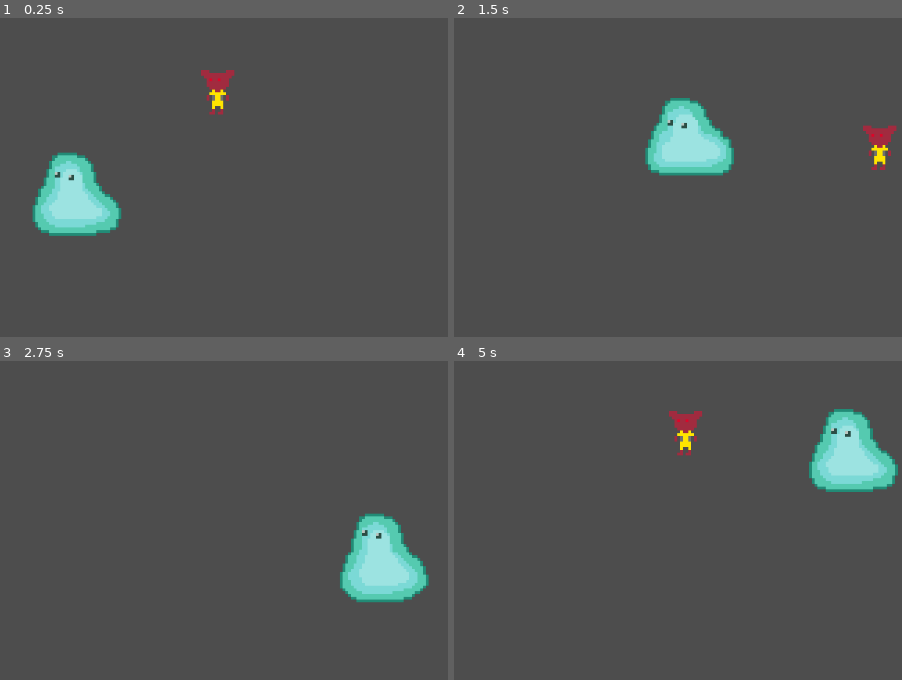
Above: before the commit, frames 1-4 (two rows, left to right).
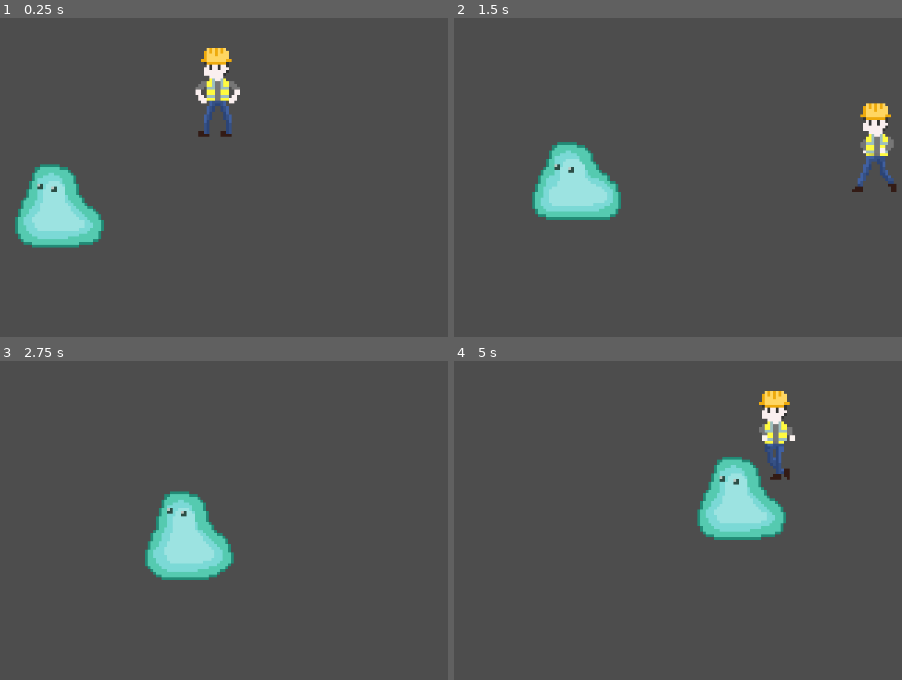
Above: after the commit, the same moments.

Repository: nathanrun1/gdcf24
Game: Godot game, scene res://scenes/game.tscn
The game is run twice, just before and just after one commit, with the same random seed, the same clock (stepped at 60 frames per second) and the same inputs.
Inputs (mouse positions are in pixels of both pictures, inside the frame that each line leads up to):
- Up to frame 1 (0.25 s): no input
- Up to frame 2 (1.5 s): move the mouse to (678, 190) at 0.52 s; hold Right (ui_right) 0.53-1.28 s; click (678, 190) at 0.67 s; move the mouse to (outside the picture) at 1.27 s; hold Down (ui_down) from 1.28 s (still down)
- Up to frame 3 (2.75 s): move the mouse to (129, 456) at 2.02 s; release Down (ui_down) at 2.03 s; hold Right (ui_right) from 2.03 s (still down)
- Up to frame 4 (5 s): move the mouse to (462, 644) at 2.77 s; release Right (ui_right) at 2.78 s; hold Up (ui_up) 2.78-3.53 s; click (462, 644) at 2.92 s; move the mouse to (740, 622) at 3.52 s; hold Left (ui_left) from 3.53 s (still down); move the mouse to (outside the picture) at 4.27 s

The runs differ from the first frame. In frame 1, 6.2% of the frame differs, in the area x 3-54%, y 9-73%; in frame 2, 8.7%; in frame 3, 7.9%; in frame 4, 9.3%, in the area x 47-100%, y 9-57%.

Commit message:
added new player sprite animations

Diff:
--- a/scenes/player.tscn
+++ b/scenes/player.tscn
@@ -1,17 +1,75 @@
-[gd_scene load_steps=4 format=3 uid="uid://c7mhfttbgml0"]
+[gd_scene load_steps=15 format=3 uid="uid://c7mhfttbgml0"]
 
 [ext_resource type="Script" path="res://scripts/player.gd" id="1_f14es"]
-[ext_resource type="Texture2D" uid="uid://cuo6884rmvgp3" path="res://assets/sprites/player_ph.png" id="2_nxyyb"]
+[ext_resource type="Texture2D" uid="uid://c8op4mrxd5tb8" path="res://assets/sprites/player/idle/Player_Idle-1.png" id="2_t5a3u"]
+[ext_resource type="Texture2D" uid="uid://co20se6e1n8ou" path="res://assets/sprites/player/idle/Player_Idle-2.png" id="3_tefwk"]
+[ext_resource type="Texture2D" uid="uid://4bv8mfyjvs1n" path="res://assets/sprites/player/move/Player_Walk-1.png" id="4_4kx8n"]
+[ext_resource type="Texture2D" uid="uid://bplq71t778wc7" path="res://assets/sprites/player/move/Player_Walk-2.png" id="5_460rn"]
+[ext_resource type="Texture2D" uid="uid://dk85eovw3wmxe" path="res://assets/sprites/player/move/Player_Walk-3.png" id="6_ngdn5"]
+[ext_resource type="Texture2D" uid="uid://bp8nd0st6af51" path="res://assets/sprites/player/move/Player_Walk-4.png" id="7_g3u8s"]
+[ext_resource type="Texture2D" uid="uid://dalqpei7ur0mk" path="res://assets/sprites/player/move/Player_Walk-5.png" id="8_ojxr6"]
+[ext_resource type="Texture2D" uid="uid://cmxck0sksi58t" path="res://assets/sprites/player/move/Player_Walk-6.png" id="9_p7oo4"]
+[ext_resource type="Texture2D" uid="uid://uf6xakewfcvh" path="res://assets/sprites/player/move/Player_Walk-7.png" id="10_ocffd"]
+[ext_resource type="Texture2D" uid="uid://bfxvxl8bolsnf" path="res://assets/sprites/player/move/Player_Walk-8.png" id="11_phps1"]
+[ext_resource type="Texture2D" uid="uid://ce3ng55hophwa" path="res://assets/sprites/player/move/Player_Walk-9.png" id="12_tvyu8"]
+
+[sub_resource type="SpriteFrames" id="SpriteFrames_kdwvi"]
+animations = [{
+"frames": [{
+"duration": 1.0,
+"texture": ExtResource("2_t5a3u")
+}, {
+"duration": 1.0,
+"texture": ExtResource("3_tefwk")
+}],
+"loop": true,
+"name": &"idle",
+"speed": 2.0
+}, {
+"frames": [{
+"duration": 1.0,
+"texture": ExtResource("4_4kx8n")
+}, {
+"duration": 1.0,
+"texture": ExtResource("5_460rn")
+}, {
+"duration": 1.0,
+"texture": ExtResource("6_ngdn5")
+}, {
+"duration": 1.0,
+"texture": ExtResource("7_g3u8s")
+}, {
+"duration": 1.0,
+"texture": ExtResource("8_ojxr6")
+}, {
+"duration": 1.0,
+"texture": ExtResource("9_p7oo4")
+}, {
+"duration": 1.0,
+"texture": ExtResource("10_ocffd")
+}, {
+"duration": 1.0,
+"texture": ExtResource("11_phps1")
+}, {
+"duration": 1.0,
+"texture": ExtResource("12_tvyu8")
+}],
+"loop": true,
+"name": &"move",
+"speed": 12.0
+}]
 
 [sub_resource type="RectangleShape2D" id="RectangleShape2D_3ibqp"]
-size = Vector2(4, 15)
+size = Vector2(12, 32)
 
 [node name="Player" type="CharacterBody2D"]
 script = ExtResource("1_f14es")
 
-[node name="Sprite2D" type="Sprite2D" parent="."]
-texture = ExtResource("2_nxyyb")
+[node name="AnimatedSprite2D" type="AnimatedSprite2D" parent="."]
+sprite_frames = SubResource("SpriteFrames_kdwvi")
+animation = &"move"
+frame_progress = 0.46409
 
 [node name="CollisionShape2D" type="CollisionShape2D" parent="."]
-position = Vector2(0, 0.5)
+position = Vector2(-1, 0)
 shape = SubResource("RectangleShape2D_3ibqp")
--- a/scenes/slime.tscn
+++ b/scenes/slime.tscn
@@ -35,4 +35,4 @@
 
 [node name="CollisionPolygon2D" type="CollisionPolygon2D" parent="."]
 build_mode = 1
-polygon = PackedVector2Array(-8, -12, 4, -12, 8, -2, 15, 3, 15, 13, 7, 16, -9, 16, -16, 13, -16, 5)
+polygon = PackedVector2Array(-8, -12, 4, -12, 8, -2, 15, 3, 13, 16, -14, 16, -16, 5)
--- a/scripts/player.gd
+++ b/scripts/player.gd
@@ -1,6 +1,7 @@
 extends CharacterBody2D
 class_name Player
 
+@onready var sprite_anm = $AnimatedSprite2D
 const SPEED = 100
 
 func _physics_process(delta: float) -> void:
@@ -19,3 +20,8 @@
 
 
 	move_and_slide()
+
+	if (velocity.length() > 0.0):
+		sprite_anm.play("move")
+	else:
+		sprite_anm.play("idle")
--- a/scripts/slime.gd
+++ b/scripts/slime.gd
@@ -5,11 +5,12 @@
 
 @onready var player := $"../Player"
 
-const speed : int = 50;
+const speed : int = 20;
 
 
 func _physics_process(delta: float) -> void:
 	var direction : Vector2 = global_position.direction_to(player.global_position)
+
 	velocity = speed * direction
 	move_and_slide()
 
Binary file added: assets/sprites/player/idle/Player_Idle-1.png
Not shown, added: assets/sprites/player/idle/Player_Idle-1.png.import
Binary file added: assets/sprites/player/idle/Player_Idle-2.png
Not shown, added: assets/sprites/player/idle/Player_Idle-2.png.import
Binary file added: assets/sprites/player/move/Player_Walk-1.png
Not shown, added: assets/sprites/player/move/Player_Walk-1.png.import
Binary file added: assets/sprites/player/move/Player_Walk-2.png
Not shown, added: assets/sprites/player/move/Player_Walk-2.png.import
Binary file added: assets/sprites/player/move/Player_Walk-3.png
Not shown, added: assets/sprites/player/move/Player_Walk-3.png.import
Binary file added: assets/sprites/player/move/Player_Walk-4.png
Not shown, added: assets/sprites/player/move/Player_Walk-4.png.import
(and 10 more such lines)
